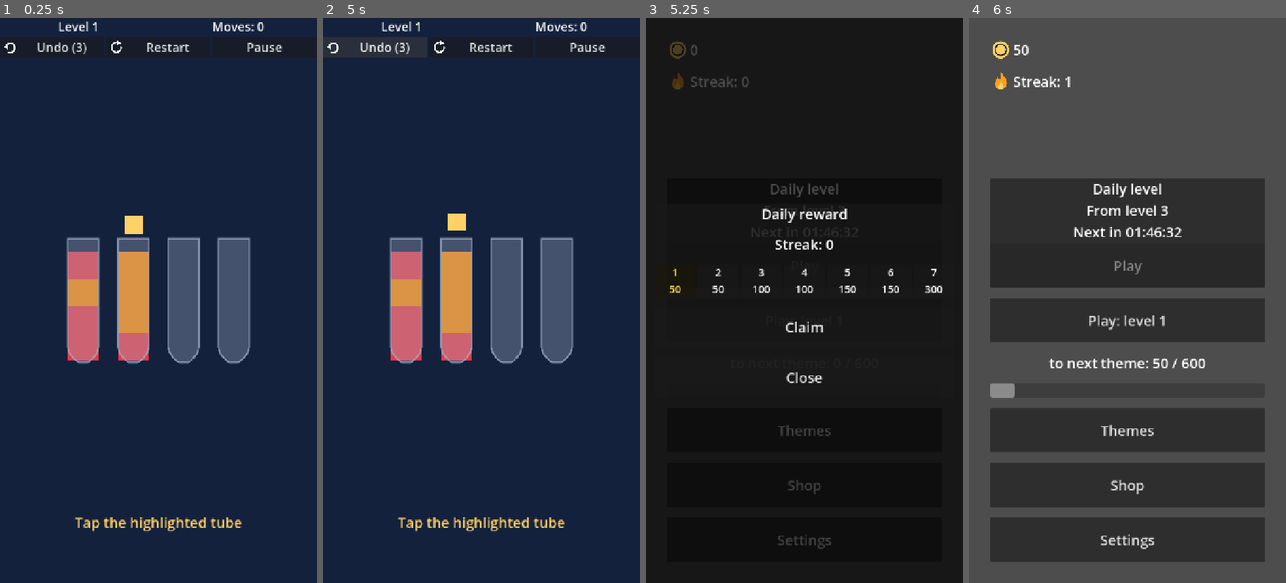
Above: before the commit, frames 1-4 (left to right).
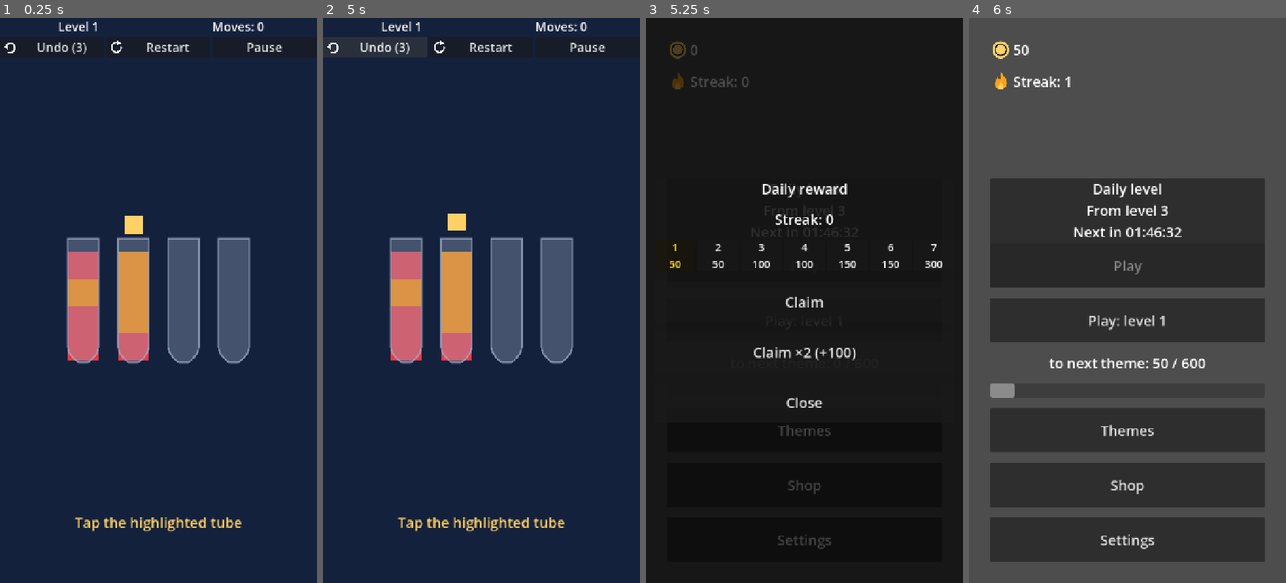
Above: after the commit, the same moments.

Repository: FHubert/first-auto-game
Game: Godot game, scene res://src/core/main.tscn
The game is run twice, just before and just after one commit, with the same random seed, the same clock (stepped at 60 frames per second) and the same inputs.
Inputs:
- Up to frame 1 (0.25 s): no input
- Up to frame 2 (5 s): click "Restart" at 0.5 s; click "Restart" at 1.25 s; click "Restart" at 2 s; click "Undo (3)" at 2.75 s; click "Undo (3)" at 3.5 s; click "Undo (3)" at 4.25 s
- Up to frame 3 (5.25 s): click "Pause" at 5 s
- Up to frame 4 (6 s): click "Play: level 1" at 5.75 s

Frames 1-2 are identical in both runs. In frame 3, 2.4% of the frame differs, in the area x 7-94%, y 29-69%; in frame 4, nothing differs.

Commit message:
feat(G-010b): przyciski rewarded — ×2 na LevelComplete, +probówka/+cofnięcia (ad) w HUD i StuckPanel, Pomiń (ad), Odbierz ×2 z kwotą
Co-Authored-By: Claude Fable 5.1 <noreply@anthropic.com>
Claude-Session: https://claude.ai/code/session_018g7Ncvu2jCbGwkKxAeNboR

Diff:
--- a/game/locale/strings.csv
+++ b/game/locale/strings.csv
@@ -39,7 +39,7 @@
 daily_title,Daily reward,Nagroda dzienna,Tägliche Belohnung
 daily_streak,Streak: %d,Streak: %d,Serie: %d
 btn_claim,Claim,Odbierz,Abholen
-btn_claim_x2,Claim ×2,Odbierz ×2,Abholen ×2
+btn_claim_x2,Claim ×2 (+%d),Odbierz ×2 (+%d),Abholen ×2 (+%d)
 btn_save_streak,Save streak,Uratuj streak,Streak retten
 daily_challenge_title,Daily level,Poziom dnia,Tagesrätsel
 daily_locked,From level %d,Od poziomu %d,Ab Level %d
@@ -54,3 +54,7 @@
 btn_use,Use,Użyj,Nutzen
 btn_buy,Buy %d,Kup %d,Kaufen %d
 home_all_themes,All themes unlocked,Wszystkie motywy odblokowane,Alle Themen freigeschaltet
+btn_double,×2 (+%d),×2 (+%d),×2 (+%d)
+btn_extra_tube_ad,+Tube (ad),+Probówka (ad),+Röhrchen (ad)
+btn_undo_refill_ad,+%d undo (ad),+%d cofnięć (ad),+%d Rückg. (ad)
+btn_skip_ad,Skip (ad),Pomiń (ad),Überspr. (ad)
--- a/game/src/levels/level.gd
+++ b/game/src/levels/level.gd
@@ -40,6 +40,7 @@
 	board.pour_finished.connect(
 		func(_from: int, _to: int) -> void:
 			hud.refresh()
+			_refresh_offers()
 			_check_stuck()
 	)
 	board.pour_finished.connect(
@@ -55,6 +56,11 @@
 	stuck_panel.undo_pressed.connect(undo)
 	stuck_panel.extra_tube_pressed.connect(buy_extra_tube)
 	stuck_panel.undo_refill_pressed.connect(buy_undo_refill)
+	hud.extra_tube_ad_pressed.connect(func() -> void: watch_extra_tube())
+	hud.undo_refill_ad_pressed.connect(func() -> void: watch_undo_refill())
+	stuck_panel.extra_tube_ad_pressed.connect(func() -> void: watch_extra_tube())
+	stuck_panel.undo_refill_ad_pressed.connect(func() -> void: watch_undo_refill())
+	level_complete.double_pressed.connect(func() -> void: watch_double_coins())
 	stuck_panel.restart_pressed.connect(restart)
 	stuck_panel.skip_pressed.connect(watch_skip)
 	hud.undo_pressed.connect(undo)
@@ -95,6 +101,7 @@
 		tutorial = TutorialFlow.new()
 		tutorial.start(_solver_first_move())
 	_update_tutorial_overlay()
+	_refresh_offers()
 
 
 func on_next_pressed() -> void:
@@ -235,6 +242,7 @@
 			level_complete.show_result(
 				_last_win_coins + bonus, _last_win_perfect, level_no, _last_win_title
 			)
+			level_complete.set_double_offer(0, false)
 			hud.refresh()
 			Audio.play_sfx("coins")
 	)
@@ -298,6 +306,7 @@
 	Analytics.track_progression("Complete", mode, _level_id(), int(result.get("moves", 0)))
 	hud.refresh()
 	level_complete.show_result(coins, _last_win_perfect, level_no, title)
+	level_complete.set_double_offer(double_coins_bonus(), can_double_coins())
 	level_won.emit(level_no, coins)
 
 
@@ -311,13 +320,14 @@
 func _after_action() -> void:
 	board.refresh()
 	hud.refresh()
+	_refresh_offers()
 	stuck_panel.visible = false
 	_check_stuck()
 
 
 func _check_stuck() -> void:
 	if round.is_stuck() and not round.is_done():
-		stuck_panel.show_for(round, mode != MODE_DAILY)
+		stuck_panel.show_for(round, mode != MODE_DAILY, _ad_offers())
 		Analytics.track_design("level:stuck", round.moves_to_goal())
 
 
@@ -325,3 +335,24 @@
 	if mode == MODE_DAILY:
 		return "daily_%d" % utc_day
 	return "level_%04d" % level_no
+
+
+func _ad_offers() -> Dictionary:
+	var live: bool = not round.is_done()
+	return {
+		"extra_tube":
+		live and round.can_add_extra_tube() and rewarded.can_offer(RewardedPlacements.EXTRA_TUBE),
+		"undo_refill":
+		live and round.undo_charges() == 0 and rewarded.can_offer(RewardedPlacements.UNDO_REFILL),
+		"skip":
+		(
+			mode != MODE_DAILY
+			and round.can_skip()
+			and rewarded.can_offer(RewardedPlacements.SKIP_LEVEL)
+		),
+	}
+
+
+func _refresh_offers() -> void:
+	var o: Dictionary = _ad_offers()
+	hud.set_ad_offers(bool(o["extra_tube"]), bool(o["undo_refill"]))
--- a/game/src/ui/daily_reward_popup.gd
+++ b/game/src/ui/daily_reward_popup.gd
@@ -45,8 +45,14 @@
 	title_label.text = tr("daily_title")
 	streak_label.text = tr("daily_streak") % state.streak_days
 	claim_button.disabled = not bool(pv["can_claim"])
+	claim_x2_button.text = tr("btn_claim_x2") % preview_x2_amount()
+	claim_x2_button.visible = (
+		bool(pv["can_claim"]) and rewarded.can_offer(RewardedPlacements.DAILY_X2)
+	)
 	save_streak_button.visible = (
-		pv["status"] == DailyRewards.REASON_GRACE and DailyRewards.can_save_streak(state, utc_day)
+		pv["status"] == DailyRewards.REASON_GRACE
+		and DailyRewards.can_save_streak(state, utc_day)
+		and rewarded.can_offer(RewardedPlacements.STREAK_SAVE)
 	)
 	visible = true
 
--- a/game/src/ui/hud.gd
+++ b/game/src/ui/hud.gd
@@ -7,6 +7,8 @@
 signal pause_pressed
 signal hint_pressed
 signal extra_tube_pressed
+signal extra_tube_ad_pressed
+signal undo_refill_ad_pressed
 
 const ICON_UNDO: String = "res://assets/sprites/ui/icon_undo.svg"
 const ICON_RESTART: String = "res://assets/sprites/ui/icon_restart.svg"
@@ -20,10 +22,13 @@
 var pause_button: Button
 var hint_button: Button
 var extra_tube_button: Button
+var extra_tube_ad_button: Button
+var undo_refill_ad_button: Button
 
 var _round: GameRound
 var _level_no: int = 1
 var _title: String = ""
+var _boosters_visible: bool = true
 
 
 func _ready() -> void:
@@ -55,6 +60,13 @@
 	extra_tube_button = _make_button(
 		boosters, tr("btn_extra_tube") % Economy.extra_tube_cost(), extra_tube_pressed
 	)
+	extra_tube_ad_button = _make_button(boosters, tr("btn_extra_tube_ad"), extra_tube_ad_pressed)
+	var amount: int = int(GameConfig.get_value("undo_refill_amount", 3))
+	undo_refill_ad_button = _make_button(
+		boosters, tr("btn_undo_refill_ad") % amount, undo_refill_ad_pressed
+	)
+	extra_tube_ad_button.visible = false
+	undo_refill_ad_button.visible = false
 	refresh()
 
 
@@ -85,9 +97,20 @@
 
 
 func set_boosters_visible(v: bool) -> void:
+	_boosters_visible = v
 	if hint_button != null:
 		hint_button.visible = v
 		extra_tube_button.visible = v
+		if not v:
+			extra_tube_ad_button.visible = false
+			undo_refill_ad_button.visible = false
+
+
+func set_ad_offers(extra_tube: bool, undo_refill: bool) -> void:
+	if extra_tube_ad_button == null:
+		return
+	extra_tube_ad_button.visible = _boosters_visible and extra_tube
+	undo_refill_ad_button.visible = _boosters_visible and undo_refill
 
 
 func _make_label(parent: Control) -> Label:
--- a/game/src/ui/level_complete.gd
+++ b/game/src/ui/level_complete.gd
@@ -4,6 +4,7 @@
 
 signal next_pressed
 signal home_pressed
+signal double_pressed
 
 const SAMPLE_COINS: int = 15
 const SAMPLE_LEVEL: int = 2
@@ -11,6 +12,7 @@
 @onready var title_label: Label = $Panel/Box/TitleLabel
 @onready var coins_label: Label = $Panel/Box/CoinsLabel
 @onready var perfect_label: Label = $Panel/Box/PerfectLabel
+@onready var double_button: Button = $Panel/Box/DoubleButton
 @onready var next_button: Button = $Panel/Box/NextButton
 @onready var home_button: Button = $Panel/Box/HomeButton
 
@@ -19,10 +21,12 @@
 	Locale.ensure_installed()
 	next_button.text = tr("btn_next")
 	next_button.pressed.connect(func() -> void: next_pressed.emit())
+	double_button.pressed.connect(func() -> void: double_pressed.emit())
 	home_button.text = tr("btn_menu")
 	home_button.pressed.connect(func() -> void: home_pressed.emit())
 	if get_parent() == get_tree().root:
 		show_result(SAMPLE_COINS, true, SAMPLE_LEVEL)
+		set_double_offer(SAMPLE_COINS, true)
 
 
 func show_result(coins: int, perfect: bool, level_no: int, title: String = "") -> void:
@@ -30,4 +34,10 @@
 	coins_label.text = tr("lc_coins") % coins
 	perfect_label.text = tr("lc_perfect")
 	perfect_label.visible = perfect
+	double_button.visible = false
 	visible = true
+
+
+func set_double_offer(bonus: int, offered: bool) -> void:
+	double_button.text = tr("btn_double") % bonus
+	double_button.visible = offered and bonus > 0
--- a/game/src/ui/level_complete.tscn
+++ b/game/src/ui/level_complete.tscn
@@ -54,6 +54,12 @@
 theme_override_font_sizes/font_size = 32
 horizontal_alignment = 1
 
+[node name="DoubleButton" type="Button" parent="Panel/Box"]
+visible = false
+custom_minimum_size = Vector2(0, 90)
+layout_mode = 2
+theme_override_font_sizes/font_size = 32
+
 [node name="NextButton" type="Button" parent="Panel/Box"]
 custom_minimum_size = Vector2(0, 90)
 layout_mode = 2
--- a/game/src/ui/stuck_panel.gd
+++ b/game/src/ui/stuck_panel.gd
@@ -5,6 +5,8 @@
 signal undo_pressed
 signal extra_tube_pressed
 signal undo_refill_pressed
+signal extra_tube_ad_pressed
+signal undo_refill_ad_pressed
 signal restart_pressed
 signal skip_pressed
 signal closed
@@ -16,6 +18,8 @@
 @onready var undo_button: Button = $Panel/Box/UndoButton
 @onready var extra_tube_button: Button = $Panel/Box/ExtraTubeButton
 @onready var undo_refill_button: Button = $Panel/Box/UndoRefillButton
+@onready var extra_tube_ad_button: Button = $Panel/Box/ExtraTubeAdButton
+@onready var undo_refill_ad_button: Button = $Panel/Box/UndoRefillAdButton
 @onready var restart_button: Button = $Panel/Box/RestartButton
 @onready var skip_button: Button = $Panel/Box/SkipButton
 @onready var close_button: Button = $Panel/Box/CloseButton
@@ -25,11 +29,15 @@
 	Locale.ensure_installed()
 	title_label.text = tr("stuck_title")
 	restart_button.text = tr("btn_restart")
-	skip_button.text = tr("btn_skip")
+	skip_button.text = tr("btn_skip_ad")
 	close_button.text = tr("btn_close")
 	extra_tube_button.text = tr("btn_extra_tube") % Economy.extra_tube_cost()
 	var amount: int = int(GameConfig.get_value("undo_refill_amount", 3))
 	undo_refill_button.text = tr("btn_undo_refill") % [amount, Economy.undo_refill_cost()]
+	extra_tube_ad_button.text = tr("btn_extra_tube_ad")
+	undo_refill_ad_button.text = tr("btn_undo_refill_ad") % amount
+	extra_tube_ad_button.pressed.connect(func() -> void: extra_tube_ad_pressed.emit())
+	undo_refill_ad_button.pressed.connect(func() -> void: undo_refill_ad_pressed.emit())
 	undo_button.pressed.connect(func() -> void: undo_pressed.emit())
 	extra_tube_button.pressed.connect(func() -> void: extra_tube_pressed.emit())
 	undo_refill_button.pressed.connect(func() -> void: undo_refill_pressed.emit())
@@ -44,13 +52,15 @@
 		show_sample()
 
 
-func show_for(round_in: GameRound, allow_skip: bool = true) -> void:
+func show_for(round_in: GameRound, allow_skip: bool = true, offers: Dictionary = {}) -> void:
 	var dist: int = round_in.moves_to_goal()
 	distance_label.text = tr("stuck_distance") % dist if dist >= 0 else tr("stuck_no_solution")
 	var charges: int = round_in.undo_charges()
 	undo_button.text = tr("btn_undo") % charges
 	undo_button.disabled = charges <= 0
-	skip_button.visible = allow_skip and round_in.can_skip()
+	extra_tube_ad_button.visible = bool(offers.get("extra_tube", false))
+	undo_refill_ad_button.visible = bool(offers.get("undo_refill", false))
+	skip_button.visible = allow_skip and round_in.can_skip() and bool(offers.get("skip", false))
 	visible = true
 
 
@@ -59,4 +69,6 @@
 	undo_button.text = tr("btn_undo") % 0
 	undo_button.disabled = true
 	skip_button.visible = true
+	extra_tube_ad_button.visible = true
+	undo_refill_ad_button.visible = true
 	visible = true
--- a/game/src/ui/stuck_panel.tscn
+++ b/game/src/ui/stuck_panel.tscn
@@ -59,7 +59,19 @@
 layout_mode = 2
 theme_override_font_sizes/font_size = 30
 
+[node name="ExtraTubeAdButton" type="Button" parent="Panel/Box"]
+visible = false
+custom_minimum_size = Vector2(0, 80)
+layout_mode = 2
+theme_override_font_sizes/font_size = 30
+
 [node name="UndoRefillButton" type="Button" parent="Panel/Box"]
+custom_minimum_size = Vector2(0, 80)
+layout_mode = 2
+theme_override_font_sizes/font_size = 30
+
+[node name="UndoRefillAdButton" type="Button" parent="Panel/Box"]
+visible = false
 custom_minimum_size = Vector2(0, 80)
 layout_mode = 2
 theme_override_font_sizes/font_size = 30
--- a/game/test/unit/test_daily_ui.gd
+++ b/game/test/unit/test_daily_ui.gd
@@ -134,3 +134,17 @@
 	assert_int(app.state.daily_reward_last_claim_day).is_equal(DAY)
 	assert_bool(popup.claim_x2()).is_false()
 	assert_int(app.state.coins).is_equal(expected)
+
+
+func test_claim_x2_button_visibility() -> void:
+	var prev: AdProvider = Ads.provider
+	var app := _app()
+	var popup := _popup(app)
+	assert_bool(popup.claim_x2_button.visible).is_true()
+	assert_str(popup.claim_x2_button.text).contains(str(popup.preview_x2_amount()))
+	var fake := FakeAdProvider.new()
+	fake.always_ready = false
+	Ads.provider = fake
+	popup.show_for(app.state, DAY)
+	Ads.provider = prev
+	assert_bool(popup.claim_x2_button.visible).is_false()
--- a/game/test/unit/test_level_flow.gd
+++ b/game/test/unit/test_level_flow.gd
@@ -6,9 +6,11 @@
 var _level: Level
 var _old_path: String
 var _coins_before: int
+var _prev_provider: AdProvider
 
 
 func before_test() -> void:
+	_prev_provider = Ads.provider
 	GameConfig.reset()
 	_old_path = SaveSystem.save_path
 	SaveSystem.save_path = SAVE_PATH
@@ -25,6 +27,7 @@
 		_level.free()
 	_cleanup()
 	SaveSystem.save_path = _old_path
+	Ads.provider = _prev_provider
 	GameConfig.reset()
 
 
@@ -145,3 +148,33 @@
 	assert_bool(_level.watch_undo_refill()).is_true()
 	var amount: int = int(GameConfig.get_value("undo_refill_amount"))
 	assert_int(_level.round.undo_charges()).is_equal(before + amount)
+
+
+func test_double_button_flow() -> void:
+	_win_level_two()
+	var bonus: int = Economy.rewarded_bonus(_level._last_win_coins)
+	var btn: Button = _level.level_complete.double_button
+	assert_bool(btn.visible).is_true()
+	assert_str(btn.text).contains(str(bonus))
+	var before: int = _level.state.coins
+	btn.pressed.emit()
+	assert_int(_level.state.coins).is_equal(before + bonus)
+	assert_bool(btn.visible).is_false()
+	btn.pressed.emit()
+	assert_int(_level.state.coins).is_equal(before + bonus)
+
+
+func test_ad_buttons_hidden_when_no_ad_ready() -> void:
+	var fake := FakeAdProvider.new()
+	fake.always_ready = false
+	Ads.provider = fake
+	_level.load_level(2)
+	assert_bool(_level.hud.extra_tube_ad_button.visible).is_false()
+	assert_bool(_level.hud.undo_refill_ad_button.visible).is_false()
+	_win_level_two()
+	assert_bool(_level.level_complete.double_button.visible).is_false()
+
+
+func test_hud_ad_button_visible_when_ready() -> void:
+	_level.load_level(2)
+	assert_bool(_level.hud.extra_tube_ad_button.visible).is_true()
--- a/game/test/unit/test_stuck_panel.gd
+++ b/game/test/unit/test_stuck_panel.gd
@@ -73,15 +73,25 @@
 
 
 func test_skip_unlocks_after_restarts_and_advances() -> void:
-	_level.stuck_panel.show_for(_level.round)
+	_level.stuck_panel.show_for(_level.round, true, _level._ad_offers())
 	assert_bool(_level.stuck_panel.skip_button.visible).is_false()
 	var lvl: int = _level.state.level
 	_level.skip_level()
 	assert_int(_level.state.level).is_equal(lvl)
 	for i in int(GameConfig.get_value("skip_unlock_restarts")):
 		_level.restart()
-	_level.stuck_panel.show_for(_level.round)
+	_level.stuck_panel.show_for(_level.round, true, _level._ad_offers())
 	assert_bool(_level.stuck_panel.skip_button.visible).is_true()
 	_level.skip_level()
 	assert_int(_level.state.level).is_equal(lvl + 1)
 	assert_int(SaveSystem.load().level).is_equal(lvl + 1)
+
+
+func test_show_for_respects_offers() -> void:
+	var panel: StuckPanel = _level.stuck_panel
+	panel.show_for(_level.round, true, {"extra_tube": true, "undo_refill": false, "skip": false})
+	assert_bool(panel.extra_tube_ad_button.visible).is_true()
+	assert_bool(panel.undo_refill_ad_button.visible).is_false()
+	assert_bool(panel.skip_button.visible).is_false()
+	panel.show_for(_level.round)
+	assert_bool(panel.extra_tube_ad_button.visible).is_false()
